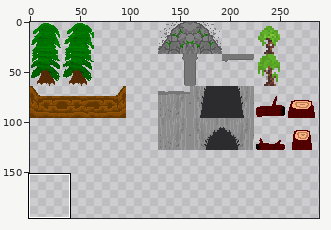
Sprite sheet: data/images/tilesets/forest.png. Above, an overview of the earlier version with the close-up marked.
Close-up. Before:
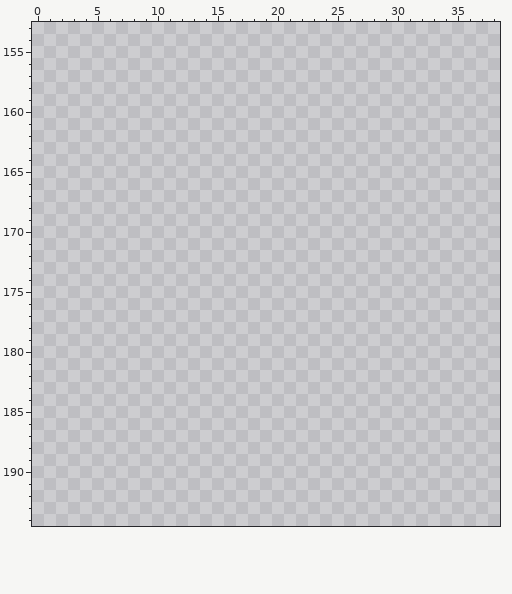
The file is 512x512 pixels. Colours within 5 levels of each other are drawn and written as one. Shown: x 0..38, y 153..194. The wide view leaves out empty margins.
Palette (. is transparent): 
New version:
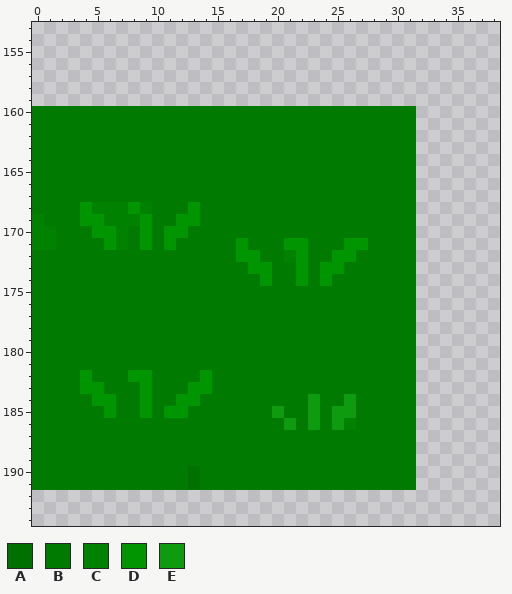
Colours new in this view: A #007000  B #007a00  C #008200  D #019601  E #0f9b0f
Diff:
y 160..167: x 0..31 ................................ -> BBBBBBBBBBBBBBBBBBBBBBBBBBBBBBBB
y 168: x 0..31 ................................ -> BBBBDCCCDCBBBDBBBBBBBBBBBBBBBBBB
y 169: x 0..31 ................................ -> CBBBDDCCCDBBDDBBBBBBBBBBBBBBBBBB
y 170: x 0..31 ................................ -> CCBBBDDCBDBDDBBBBBBBBBBBBBBBBBBB
y 171: x 0..31 ................................ -> CCBBBBDCBDBDBBBBBDBBBDDBBBDDBBBB
y 172: x 0..31 ................................ -> BBBBBBBBBBBBBBBBBDDBBCDBBDDBBBBB
y 173: x 0..31 ................................ -> BBBBBBBBBBBBBBBBBBDDBBDBDDBBBBBB
y 174: x 0..31 ................................ -> BBBBBBBBBBBBBBBBBBBDBBDBDBBBBBBB
y 175..181: x 0..31 ................................ -> BBBBBBBBBBBBBBBBBBBBBBBBBBBBBBBB
y 182: x 0..31 ................................ -> BBBBDBBBDDBBBBDBBBBBBBBBBBBBBBBB
y 183: x 0..31 ................................ -> BBBBDDBBBDBBBDDBBBBBBBBBBBBBBBBB
y 184: x 0..31 ................................ -> BBBBBDDBBDBBDDBBBBBBBBBEBBEBBBBB
y 185: x 0..31 ................................ -> BBBBBBDBBDBDDBBBBBBBEBBEBEEBBBBB
y 186: x 0..31 ................................ -> BBBBBBBBBBBBBBBBBBBBBEBEBECBBBBB
y 187..189: x 0..31 ................................ -> BBBBBBBBBBBBBBBBBBBBBBBBBBBBBBBB
y 190..191: x 0..31 ................................ -> BBBBBBBBBBBBBABBBBBBBBBBBBBBBBBB
Boxes around the changes in both close-ups, in picture pixels (x1, y1, x2, y2):
added: (32, 106, 416, 490)
